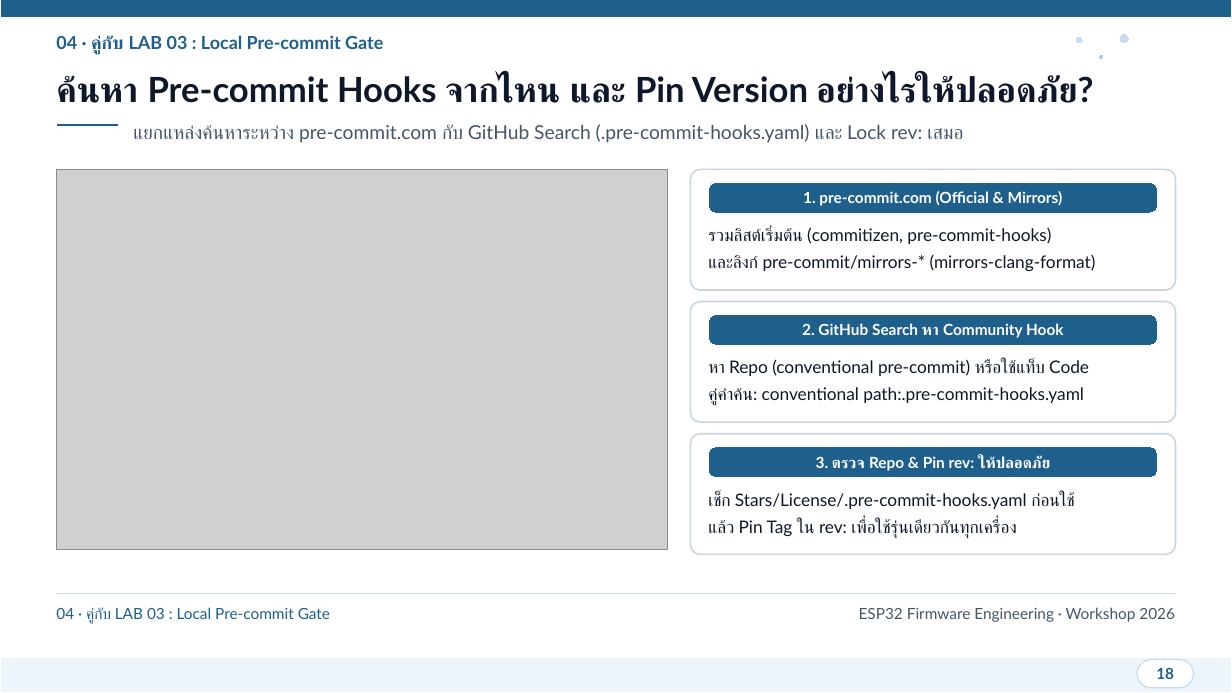
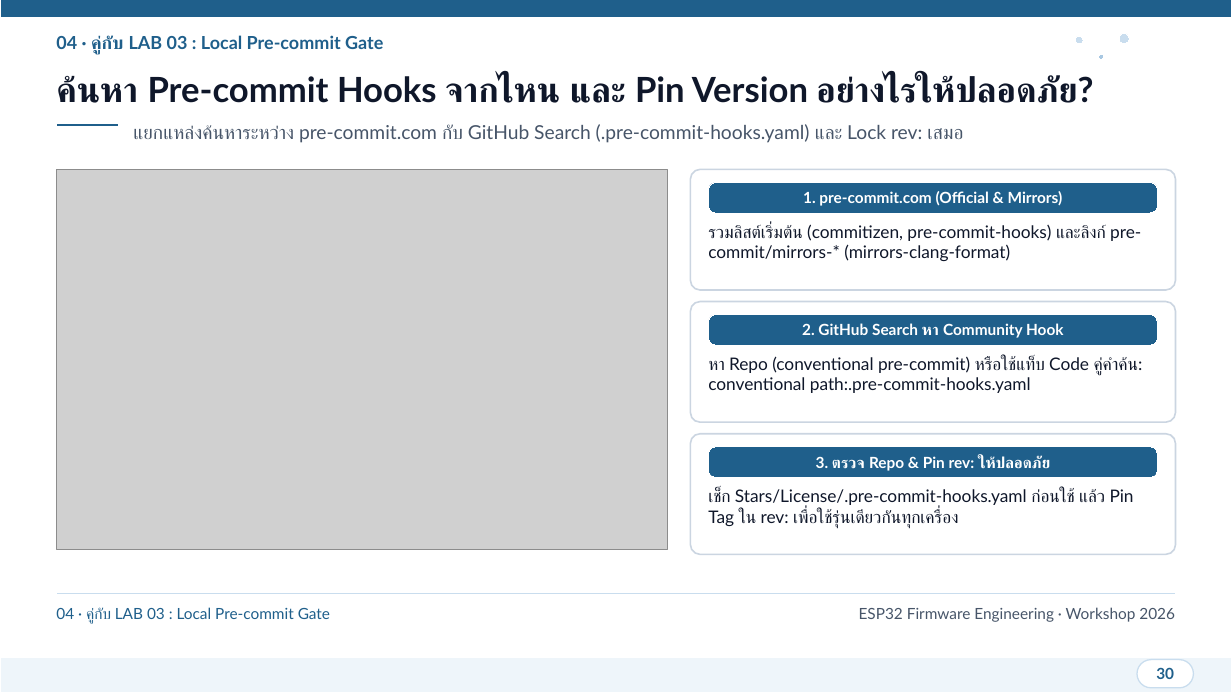
Before and after one commit to SavEe2429/git-practice, a slide deck: slide 30 of presentation/ESP32_Git_CICD_Workshop.pptx (slide 18 before the commit). Drawn at 1232x693 pixels with LibreOffice and Linux fonts; fonts in the diff are those of the drawing; grey boxes stand for pictures. Boxes give left, top, right and bottom in pixels: in the first picture for what was removed or moved away, otherwise in the second. Text is boxed around its words. In the diff, an @@ line names an element or a change of style, - is before the commit and + after.

```diff
--- a/presentation/ESP32_Git_CICD_Workshop.pptx
+++ b/presentation/ESP32_Git_CICD_Workshop.pptx
@@ text at [708,224,1141,261]: text changed @@
-รวมลิสต์เริ่มต้น (commitizen, pre-commit-hooks)
-และลิงก์ pre-commit/mirrors-* (mirrors-clang-format)
+รวมลิสต์เริ่มต้น (commitizen, pre-commit-hooks) และลิงก์ pre-commit/mirrors-* (mirrors-clang-format)
@@ text at [708,356,1143,393]: text changed @@
-หา Repo (conventional pre-commit) หรือใช้แท็บ Code
-คู่คำค้น: conventional path:.pre-commit-hooks.yaml
+หา Repo (conventional pre-commit) หรือใช้แท็บ Code คู่คำค้น: conventional path:.pre-commit-hooks.yaml
@@ text at [708,489,1134,528]: text changed @@
-เช็ก Stars/License/.pre-commit-hooks.yaml ก่อนใช้
-แล้ว Pin Tag ใน rev: เพื่อใช้รุ่นเดียวกันทุกเครื่อง
+เช็ก Stars/License/.pre-commit-hooks.yaml ก่อนใช้ แล้ว Pin Tag ใน rev: เพื่อใช้รุ่นเดียวกันทุกเครื่อง
@@ text at [1156,667,1174,679]: text changed @@
-18
+30
```
Also in this commit, not shown: 27 other slides changed, 11 slides added, 1 other file.
